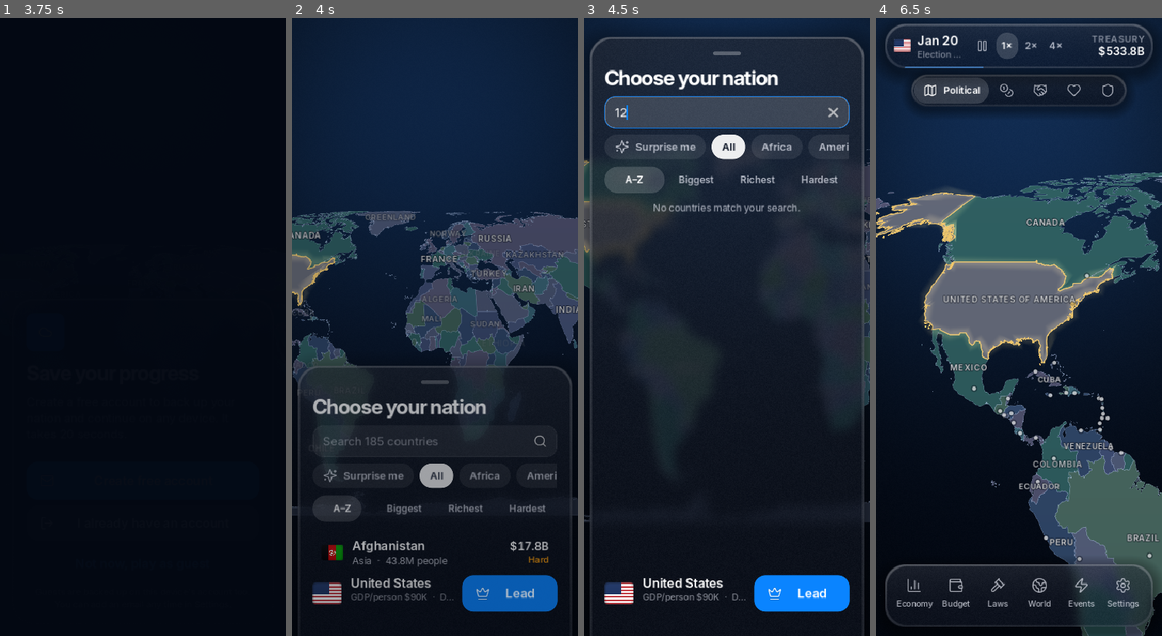
Above: before the commit, frames 1-4 (left to right).
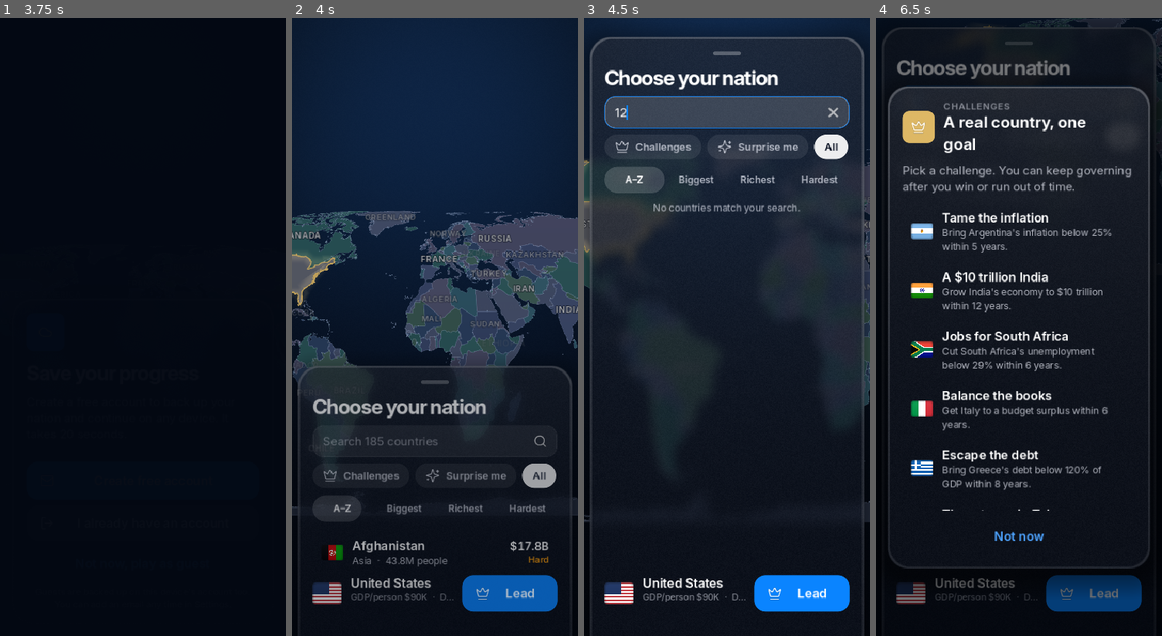
Above: after the commit, the same moments.

Repository: Arnav-Dugad/arnav-country-simulator
Game: Godot game, scene res://ui/screens/splash.tscn
Two runs of this game, one before a commit and one after it. Both use one fixed random seed, a clock stepped at 60 frames per second and the inputs below.
Inputs (mouse positions are in pixels of both pictures, inside the frame that each line leads up to):
- Up to frame 1 (3.75 s): move the mouse to (205, 296) at 0.52 s; click (205, 296) at 0.67 s; tap Enter at 1.25 s; drag from (85, 357) to (128, 450) at 1.27 s; click "Skip" at 2 s; click "Skip" at 2.75 s; click "Not now, play as guest" at 3.5 s
- Up to frame 2 (4 s): no input
- Up to frame 3 (4.5 s): click (727, 339) at 4.27 s; type "12" at 4.35 s
- Up to frame 4 (6.5 s): click (944, 135) at 5 s, where only the run after the commit has a clickable "Challenges"; click "Lead" at 5.75 s

Frame 1 is identical in both runs. In frame 2, 1.1% of the frame differs, in the area x 11-93%, y 72-77%; in frame 3, 1.1%; in frame 4, 58%, in the area x 0-100%, y 0-100%.

Commit message:
Challenges (7 real-country goals) + unemployment hysteresis; v0.11.0
- sim/challenges.gd: goal/metric/deadline; progress text; Game.new_challenge(id, seed);
  monthly check with celebration/miss card; logged; 'Challenger' achievement
- Picker: Challenges chip + list; Nation health shows the goal and progress
- Economy: UNEMP_HYSTERESIS (natural rate follows actual) and a realistic
  EDUCATION_UNEMP so jobs respond to policy over years
- tools/challenge_test: strategy bot must win every challenge across 3 seeds (in CI)

Co-Authored-By: Claude Opus 5.5 <noreply@anthropic.com>

Diff:
--- a/autoload/achievements.gd
+++ b/autoload/achievements.gd
@@ -27,6 +27,7 @@
 	{"id": "decade", "icon": "calendar", "title": "A decade in power", "desc": "Lead for ten years."},
 	{"id": "all_views", "icon": "layers", "title": "Cartographer", "desc": "Look at the world in all five map views."},
 	{"id": "curious", "icon": "info", "title": "Curious mind", "desc": "Check what's moving a number five times."},
+	{"id": "challenger", "icon": "crown", "title": "Challenger", "desc": "Complete a challenge."},
 ]
 
 var _got := {}        # id -> unix time
--- a/autoload/game.gd
+++ b/autoload/game.gd
@@ -14,6 +14,7 @@
 signal law_finished(id: String, repealed: bool)
 signal campaign_started
 signal world_news(item: Dictionary)
+signal challenge_ended(won: bool)
 
 const START_YEAR := 2026
 const HISTORY_MAX := 1200
@@ -53,7 +54,9 @@
 var headlines_seen: Dictionary = {}
 var scheduled: Array = []   # follow-up events: [{id, due (months_played), other}]
 var last_rating := ""
-var news: Array = []          # world news feed, newest first (see WorldNews)        # for upgrade/downgrade headlines
+var news: Array = []
+## Active challenge: {id, deadline (months_played), state: active|won|lost}
+var challenge: Dictionary = {}          # world news feed, newest first (see WorldNews)        # for upgrade/downgrade headlines
 var campaign_year := 0      # absolute month (months_played) of the election already campaigned for
 
 var _last_event_month := -10
@@ -74,6 +77,13 @@
 
 
 # ------------------------------------------------------------------ setup ----
+## Starts a challenge game (see Challenges).
+func new_challenge(id: String, seed_value: int = -1) -> void:
+	var ch := Challenges.get_by_id(id)
+	new_game(World.index_of(str(ch.country)), seed_value)
+	challenge = {"id": id, "deadline": int(ch.years) * 12, "state": "active"}
+
+
 func new_game(country_index: int, seed_value: int = -1) -> void:
 	rng.seed = seed_value if seed_value >= 0 else int(Time.get_unix_time_from_system())
 	countries.clear()
@@ -102,6 +112,7 @@
 	campaign_year = 0
 	last_rating = ""
 	news = []
+	challenge = {}
 	event_log.clear()
 	elections_won = 0
 	_last_event_month = 0  # a few quiet months to settle in
@@ -239,6 +250,7 @@
 func _after_month(my_crisis: bool) -> void:
 	if not running:
 		return
+	_check_challenge()
 	var c := me()
 	_low_stability_months = _low_stability_months + 1 if c.stability < 8.0 else 0
 	if _low_stability_months >= 6:
@@ -269,6 +281,22 @@
 		var ev: Dictionary = GameEvents.roll(rng)
 		if not ev.is_empty():
 			trigger_event(ev)
+
+
+func _check_challenge() -> void:
+	if challenge.get("state", "") != "active":
+		return
+	var ch := Challenges.get_by_id(str(challenge.id))
+	if ch.is_empty():
+		return
+	if Challenges.met(ch):
+		challenge.state = "won"
+		event_log.push_front({"date": date_text(), "title": "Challenge complete", "choice": str(ch.title), "id": "election"})
+		challenge_ended.emit(true)
+	elif months_played >= int(challenge.deadline):
+		challenge.state = "lost"
+		event_log.push_front({"date": date_text(), "title": "Challenge missed", "choice": str(ch.title), "id": "election"})
+		challenge_ended.emit(false)
 
 
 func trigger_event(ev: Dictionary) -> void:
@@ -437,7 +465,7 @@
 		"countries": cs, "relations": rel, "history": hist, "rng_state": str(rng.state),
 		"dip": dip, "event_log": event_log, "elections_won": elections_won,
 		"start": start_snapshot, "pending_event": pending_event, "headlines_seen": headlines_seen, "scheduled": scheduled,
-		"campaign_year": campaign_year, "last_rating": last_rating, "news": news,
+		"campaign_year": campaign_year, "last_rating": last_rating, "news": news, "challenge": challenge,
 	}
 
 
@@ -485,6 +513,7 @@
 	campaign_year = int(d.get("campaign_year", 0))
 	last_rating = str(d.get("last_rating", ""))
 	news = d.get("news", [])
+	challenge = d.get("challenge", {})
 	_low_stability_months = 0
 	speed = 1
 	_acc = 0.0
--- /dev/null
+++ b/sim/challenges.gd
@@ -0,0 +1,82 @@
+class_name Challenges
+extends RefCounted
+## Challenges: a real country, one clear goal, a deadline. The game continues
+## after success or failure; the result is recorded and celebrated.
+## goal.metric: any CountryState field or "debt_pct" / "balance_pct" / "elections".
+
+const ALL := [
+	{"id": "arg_inflation", "country": "ARG", "icon": "flame", "title": "Tame the inflation",
+		"desc": "Bring Argentina's inflation below 25% within 5 years.",
+		"goal": {"metric": "inflation", "op": "<", "value": 25.0}, "years": 5},
+	{"id": "ind_10t", "country": "IND", "icon": "trending-up", "title": "A $10 trillion India",
+		"desc": "Grow India's economy to $10 trillion within 12 years.",
+		"goal": {"metric": "gdp", "op": ">=", "value": 1e13}, "years": 12},
+	{"id": "zaf_jobs", "country": "ZAF", "icon": "users", "title": "Jobs for South Africa",
+		"desc": "Cut South Africa's unemployment below 29% within 6 years.",
+		"goal": {"metric": "unemployment", "op": "<", "value": 29.0}, "years": 6},
+	{"id": "ita_budget", "country": "ITA", "icon": "wallet", "title": "Balance the books",
+		"desc": "Get Italy to a budget surplus within 6 years.",
+		"goal": {"metric": "balance_pct", "op": ">", "value": 0.0}, "years": 6},
+	{"id": "grc_debt", "country": "GRC", "icon": "piggy-bank", "title": "Escape the debt",
+		"desc": "Bring Greece's debt below 120% of GDP within 8 years.",
+		"goal": {"metric": "debt_pct", "op": "<", "value": 120.0}, "years": 8},
+	{"id": "jpn_terms", "country": "JPN", "icon": "crown", "title": "Three terms in Tokyo",
+		"desc": "Win three elections in a row in Japan.",
+		"goal": {"metric": "elections", "op": ">=", "value": 3.0}, "years": 13},
+	{"id": "nga_stability", "country": "NGA", "icon": "shield", "title": "A calmer Nigeria",
+		"desc": "Raise Nigeria's stability above 22 within 8 years.",
+		"goal": {"metric": "stability", "op": ">", "value": 22.0}, "years": 8},
+]
+
+
+static func get_by_id(id: String) -> Dictionary:
+	for ch in ALL:
+		if ch.id == id:
+			return ch
+	return {}
+
+
+static func current_value(ch: Dictionary) -> float:
+	var c := Game.me()
+	match str(ch.goal.metric):
+		"debt_pct":
+			return c.debt_pct()
+		"balance_pct":
+			return c.balance_pct()
+		"elections":
+			return float(Game.elections_won)
+	return float(c.get(str(ch.goal.metric)))
+
+
+static func met(ch: Dictionary) -> bool:
+	var v := current_value(ch)
+	var t := float(ch.goal.value)
+	match str(ch.goal.op):
+		"<":
+			return v < t
+		"<=":
+			return v <= t
+		">":
+			return v > t
+	return v >= t
+
+
+static func format_value(ch: Dictionary, v: float) -> String:
+	match str(ch.goal.metric):
+		"gdp":
+			return DS.money(v)
+		"elections":
+			return "%d won" % int(v)
+		"stability":
+			return String.num(v, 0)
+	return DS.pct(v, 1)
+
+
+## Progress text, e.g. "Now 194.7% · goal below 10% by Jan 2030".
+static func progress_text(ch: Dictionary) -> String:
+	var op: String = {"<": "below", "<=": "at most", ">": "above", ">=": "at least"}[str(ch.goal.op)]
+	var deadline := int(Game.challenge.get("deadline", 0))
+	var left := deadline - Game.months_played
+	return "Now %s · goal %s %s · %s" % [format_value(ch, current_value(ch)), op,
+		format_value(ch, float(ch.goal.value)),
+		"%d months left" % left if left > 0 else "time's up"]
--- a/sim/economy.gd
+++ b/sim/economy.gd
@@ -79,7 +79,10 @@
 const UNEMP_ADJUST := 0.08
 const OKUN := 0.45               # pts of unemployment per pt growth gap
 const RATE_UNEMP := 0.12         # per pt rate above neutral (capped)
-const EDUCATION_UNEMP := 0.25    # per +10 pts share, lowers natural rate (slowly)
+const EDUCATION_UNEMP := 1.5     # per +10 pts education share: natural rate falls this many pts/yr
+## Hysteresis: the "normal" unemployment rate slowly follows actual unemployment
+## (long spells of high or low joblessness become structural).
+const UNEMP_HYSTERESIS := 0.012  # per month
 const UNEMP_MIN := 1.0
 const UNEMP_MAX := 45.0
 
--- a/sim/simulation.gd
+++ b/sim/simulation.gd
@@ -71,8 +71,9 @@
 	c.inflation += (pi - c.inflation) * E.INFLATION_ADJUST
 
 	# --- Jobs -----------------------------------------------------------------
-	c.u_natural = clampf(c.u_natural - E.EDUCATION_UNEMP * c.share_delta("education") / 10.0 * 0.01,
-		E.UNEMP_MIN, E.UNEMP_MAX)
+	c.u_natural -= E.EDUCATION_UNEMP * c.share_delta("education") / 10.0 / 12.0
+	c.u_natural += (c.unemployment - c.u_natural) * E.UNEMP_HYSTERESIS
+	c.u_natural = clampf(c.u_natural, E.UNEMP_MIN, E.UNEMP_MAX)
 	var u_terms := [
 		["Normal level for your country", c.u_natural],
 		["Economic momentum", -E.OKUN * (c.growth - c.growth_anchor)],
--- /dev/null
+++ b/tools/challenge_test.gd
@@ -0,0 +1,55 @@
+extends Node
+## Challenge balance test: for each challenge, a bot plays the obvious strategy and
+## must reach the goal in time (guards against balance changes making goals impossible).
+## Run: godot --headless --path . res://tools/challenge_test.tscn
+func _ready() -> void:
+	var missed := 0
+	var seeds := [1, 2, 3]
+	for a in OS.get_cmdline_user_args():
+		if a.begins_with("--seeds="):
+			seeds = Array(a.trim_prefix("--seeds=").split(",")).map(func(x: String) -> int: return int(x))
+	for sd in seeds:
+		for ch in Challenges.ALL:
+			Game.new_challenge(str(ch.id), sd)
+			var c := Game.me()
+			var won_at := -1
+			for m in int(ch.years) * 12:
+				match str(ch.id):
+					"arg_inflation":
+						c.interest_rate = clampf(Economy.neutral_rate(c.core_inflation) + 6.0, 0, 40)
+						c.spending_pct = maxf(c.spending_pct - 0.05, 15.0)
+					"ind_10t":
+						c.set_budget_share("infrastructure", 0.2)
+						c.set_budget_share("research", 0.1)
+						c.trade_openness = 0.9
+					"zaf_jobs":
+						c.interest_rate = maxf(Economy.neutral_rate(c.core_inflation) - 1.5, 0.0)
+						c.set_budget_share("education", 0.25)
+						c.trade_openness = 0.85
+						if m == 0:
+							Laws.start(c, "export_zones")
+							Laws.start(c, "free_university")
+					"ita_budget", "grc_debt":
+						c.spending_pct = maxf(c.spending_pct - 0.08, 25.0)
+						c.income_tax = minf(c.income_tax + 0.03, 45.0)
+					"nga_stability":
+						c.set_budget_share("health", 0.25)
+						c.set_budget_share("welfare", 0.25)
+						c.set_budget_share("military", 0.15)
+						if m == 0:
+							Laws.start(c, "anti_corruption")
+							Laws.start(c, "police_reform")
+				Game.advance_month()
+				if not Game.pending_event.is_empty():
+					Game.resolve_event(0)
+				if Game.months_to_election == 48 and Game.speed == 0:
+					Game.continue_after_election(true)
+				if Game.campaign_year != 0 and Game.speed == 0:
+					Game.finish_campaign(["economy", "prices"])
+				if Game.challenge.get("state", "") == "won" and won_at < 0:
+					won_at = Game.months_played
+			missed += 0 if won_at > 0 else 1
+			print("seed %d %-15s %s  final %s  %s" % [sd, ch.id, "WON at month %d" % won_at if won_at > 0 else "missed",
+				Challenges.format_value(ch, Challenges.current_value(ch)), "(running)" if Game.running else "(game over)"])
+	print("CHALLENGE TEST %s (%d missed)" % ["OK" if missed == 0 else "FAILED", missed])
+	get_tree().quit()
--- /dev/null
+++ b/tools/challenge_test.tscn
@@ -0,0 +1,6 @@
+[gd_scene load_steps=2 format=3]
+
+[ext_resource type="Script" path="res://tools/challenge_test.gd" id="1"]
+
+[node name="ChallengeTest" type="Node"]
+script = ExtResource("1")
--- a/ui/components/health_card.gd
+++ b/ui/components/health_card.gd
@@ -7,6 +7,7 @@
 
 var _status: Label
 var _list: VBoxContainer
+var _goal: ListRow
 
 
 func _ready() -> void:
@@ -25,6 +26,9 @@
 	_status = Label.new()
 	_status.theme_type_variation = &"Subhead"
 	head.add_child(_status)
+	_goal = ListRow.new()
+	_goal.visible = false
+	col.add_child(_goal)
 	_list = VBoxContainer.new()
 	_list.add_theme_constant_override(&"separation", 2)
 	col.add_child(_list)
@@ -39,6 +43,15 @@
 	var color: Color = [DS.RED, DS.ORANGE, DS.GREEN][h]
 	_status.text = Advisor.HEALTH_TEXT[h]
 	_status.add_theme_color_override(&"font_color", color)
+	var chg: Dictionary = Challenges.get_by_id(str(Game.challenge.get("id", "")))
+	_goal.visible = not chg.is_empty()
+	if not chg.is_empty():
+		var st := str(Game.challenge.get("state", "active"))
+		_goal.setup("Challenge: " + str(chg.title), Challenges.progress_text(chg) if st == "active"
+			else ("Completed. Well done!" if st == "won" else "Missed this time. Keep governing."))
+		_goal.subtitle_label.autowrap_mode = TextServer.AUTOWRAP_WORD_SMART
+		_goal.subtitle_label.text_overrun_behavior = TextServer.OVERRUN_NO_TRIMMING
+		_goal.set_leading(ListRow.icon_tile(str(chg.icon), DS.GOLD if st != "lost" else DS.TEXT_3))
 	for ch in _list.get_children():
 		ch.queue_free()
 	for a in Advisor.advice(c).slice(0, 3):
--- a/ui/screens/country_picker.gd
+++ b/ui/screens/country_picker.gd
@@ -66,6 +66,9 @@
 	var chips := HBoxContainer.new()
 	chips.add_theme_constant_override(&"separation", DS.S2)
 	chip_scroll.add_child(chips)
+	var chall := AppButton.make("Challenges", &"Chip", "crown")
+	chall.pressed.connect(_show_challenges)
+	chips.add_child(chall)
 	var surprise := AppButton.make("Surprise me", &"Chip", "sparkles")
 	surprise.pressed.connect(_surprise)
 	chips.add_child(surprise)
@@ -225,6 +228,35 @@
 	Haptics.tap()
 
 
+func _show_challenges() -> void:
+	Haptics.tap()
+	var m := ModalCard.new()
+	add_child(m)
+	m.header("crown", DS.GOLD, "Challenges", "A real country, one goal")
+	m.body("Pick a challenge. You can keep governing after you win or run out of time.")
+	var scroll := ScrollContainer.new()
+	scroll.horizontal_scroll_mode = ScrollContainer.SCROLL_MODE_DISABLED
+	scroll.custom_minimum_size = Vector2(0, minf(size.y * 0.5, 420.0))
+	m.content.add_child(scroll)
+	var list := VBoxContainer.new()
+	list.add_theme_constant_override(&"separation", 2)
+	list.size_flags_horizontal = Control.SIZE_EXPAND_FILL
+	scroll.add_child(list)
+	for ch in Challenges.ALL:
+		var i := World.index_of(str(ch.country))
+		var row := ListRow.new().setup(str(ch.title), str(ch.desc))
+		row.subtitle_label.autowrap_mode = TextServer.AUTOWRAP_WORD_SMART
+		row.subtitle_label.text_overrun_behavior = TextServer.OVERRUN_NO_TRIMMING
+		row.set_leading(Flag.new().show_country(i, 22.0))
+		row.tapped.connect(func() -> void:
+			Haptics.success()
+			Game.new_challenge(str(ch.id))
+			m.dismiss()
+			Router.goto(NEXT))
+		list.add_child(row)
+	m.choice("Not now", "", &"GhostButton", m.dismiss)
+
+
 func _surprise() -> void:
 	var visible_rows: Array = _rows.keys().filter(func(i: int) -> bool: return _rows[i].visible and i != _selected)
 	if visible_rows.is_empty():
--- a/ui/screens/game.gd
+++ b/ui/screens/game.gd
@@ -68,6 +68,7 @@
 	Game.election_held.connect(_show_election)
 	Game.campaign_started.connect(_show_campaign)
 	Game.world_news.connect(_on_world_news)
+	Game.challenge_ended.connect(_on_challenge_ended)
 	Achievements.unlocked.connect(func(id: String) -> void:
 		var a := Achievements.info(id)
 		Toast.show_headline(self, "Achievement: " + str(a.title), "crown", DS.GOLD, modes.position.y + 52.0)
@@ -91,7 +92,7 @@
 	get_tree().root.go_back_requested.connect(_on_back)
 	_dev_open.call_deferred()
 	if not Settings.tutorial_done and Game.months_played == 0 and DevTools.arg("open") == null 			and DevTools.arg("advance") == null and DevTools.arg("event") == null \
-			and DevTools.arg("campaign") == null and DevTools.arg("election") == null:
+			and DevTools.arg("campaign") == null and DevTools.arg("election") == null 			and DevTools.arg("challenge") == null:
 		get_tree().create_timer(0.9).timeout.connect(start_tour)
 
 
@@ -155,6 +156,12 @@
 		Settings.tutorial_done = true
 		Game.months_to_election = 1
 		Game.advance_month()
+	var chal: Variant = DevTools.arg("challenge")
+	if chal != null:
+		Settings.tutorial_done = true
+		Game.new_challenge(str(chal))
+		map.set_player(Game.player)
+		map.focus_country(Game.player, 0.01)
 	var ev_id: Variant = DevTools.arg("event")
 	if ev_id != null:
 		Settings.tutorial_done = true
@@ -378,6 +385,26 @@
 			get_tree().create_timer(0.4).timeout.connect(func() -> void: _show_event(Game.pending_event))))
 	Haptics.success(false)
 	Audio.play("success", -4.0)
+
+
+func _on_challenge_ended(won: bool) -> void:
+	var ch := Challenges.get_by_id(str(Game.challenge.get("id", "")))
+	if ch.is_empty() or is_instance_valid(_modal):
+		return
+	var prev := Game.speed
+	Game.set_speed(0)
+	_modal = ModalCard.new()
+	add_child(_modal)
+	_modal.header(str(ch.icon), DS.GOLD if won else DS.ORANGE, "Challenge", ("Complete! " if won else "Missed: ") + str(ch.title))
+	_modal.body(("You did it: %s Your nation is yours to keep leading." if won else
+		"Time ran out on the goal: %s But the country still needs you.") % str(ch.desc))
+	if won:
+		Audio.play("success")
+		Haptics.success(false)
+		Achievements.unlock("challenger")
+	_modal.choice("Keep governing", "", &"PrimaryButton", func() -> void:
+		_modal.dismiss()
+		Game.set_speed(maxi(prev, 1)))
 
 
 ## Big world stories (friends, neighbours, giants) get a gentle toast.
Not shown, added: sim/challenges.gd.uid
Not shown, added: tools/challenge_test.gd.uid
Not shown, changed: CHANGELOG.md
Not shown, changed: docs/ROADMAP.md
